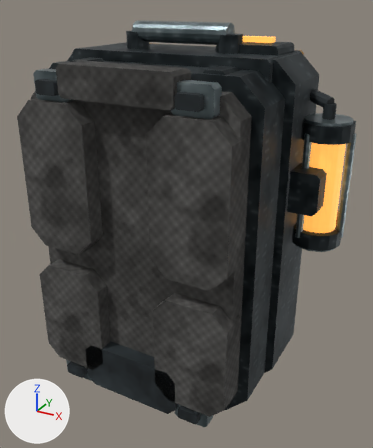
Renders of the glTF model client/art-assets/backpack_kinetic.glb from each side of a commit.
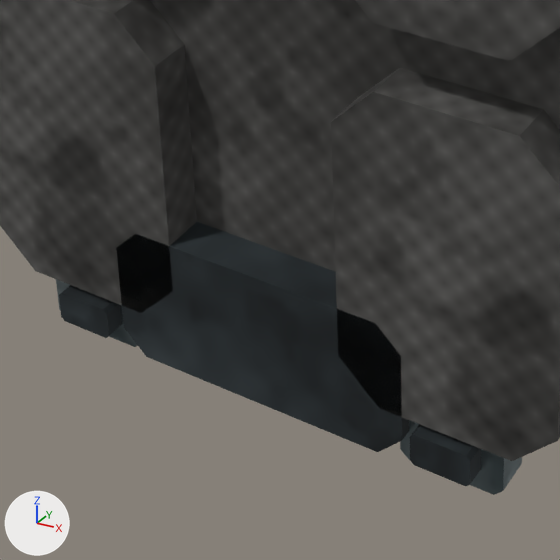
There are two pictures of each version: one whole from a camera (50 mm lens) standing at (0.315, -0.446, 0.273) and looking at (0.012, 0.105, -0.003), one close up on the part from 13% to 60% of the width and 61% to 100% of the height. Lighting does not change. The marker at lower left points along +X, +Y and +Z. The last two pictures show the newer version. Vertices at exactly the same position are counted once.

In view in the first close-up: 'backpack_kinetic'.
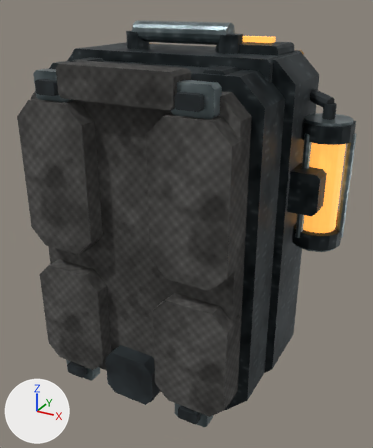
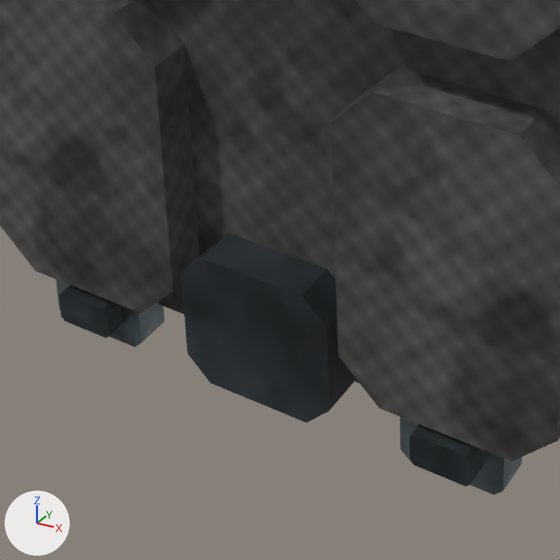
Location of each change, [x1, y1, x2, y2] in pixels of the close-ups (560 x 560 px; the box of a moved part takes in the faces that stretch with it):
part 1 of me_backpack_kinetic, moved or reshaped: before [116, 222, 409, 452]; after [181, 233, 354, 423]

The edits, one by one:
me_backpack_kinetic has 1992 vertices, 3596 faces and spans x -0.207..0.209, y -0.028..0.244, z -0.218..0.247.
me_backpack_kinetic is used by ob_backpack_kinetic; location (0.0, 0.0, 0.0).
Before the commit, vertices of me_backpack_kinetic: 1104 (-0.056, 0.007, -0.2), 1105 (0.068, 0.007, -0.19), 1106 (0.056, 0.007, -0.2), 1107 (0.068, 0.007, -0.148), 1108 (0.056, 0.007, -0.138).
Before the commit, vertices of me_backpack_kinetic: 1109 (-0.056, 0.007, -0.138), 1110 (-0.068, 0.007, -0.148), 1111 (-0.068, 0.007, -0.19), 1112 (-0.056, -0.024, -0.2) at pixel (146, 356), 1113 (0.056, -0.024, -0.2) at pixel (377, 452).
Before the commit, vertices of me_backpack_kinetic: 1114 (0.068, -0.024, -0.19) at pixel (401, 440), 1115 (0.068, -0.024, -0.148) at pixel (400, 355), 1116 (0.056, -0.024, -0.138) at pixel (375, 323), 1117 (-0.056, -0.024, -0.138) at pixel (135, 233), 1118 (-0.068, -0.024, -0.148) at pixel (116, 247).
Before the commit, vertices of me_backpack_kinetic: 1119 (-0.068, -0.024, -0.19) at pixel (123, 327).
Part 1, on me_backpack_kinetic:
Vertices 1105 to 1108, 1113 to 1116 of me_backpack_kinetic move by (-0.033, 0.0, 0.0).
Vertices 1104, 1109 to 1112, 1117, 1118, 1119 of me_backpack_kinetic move by (0.033, 0.0, 0.0).
